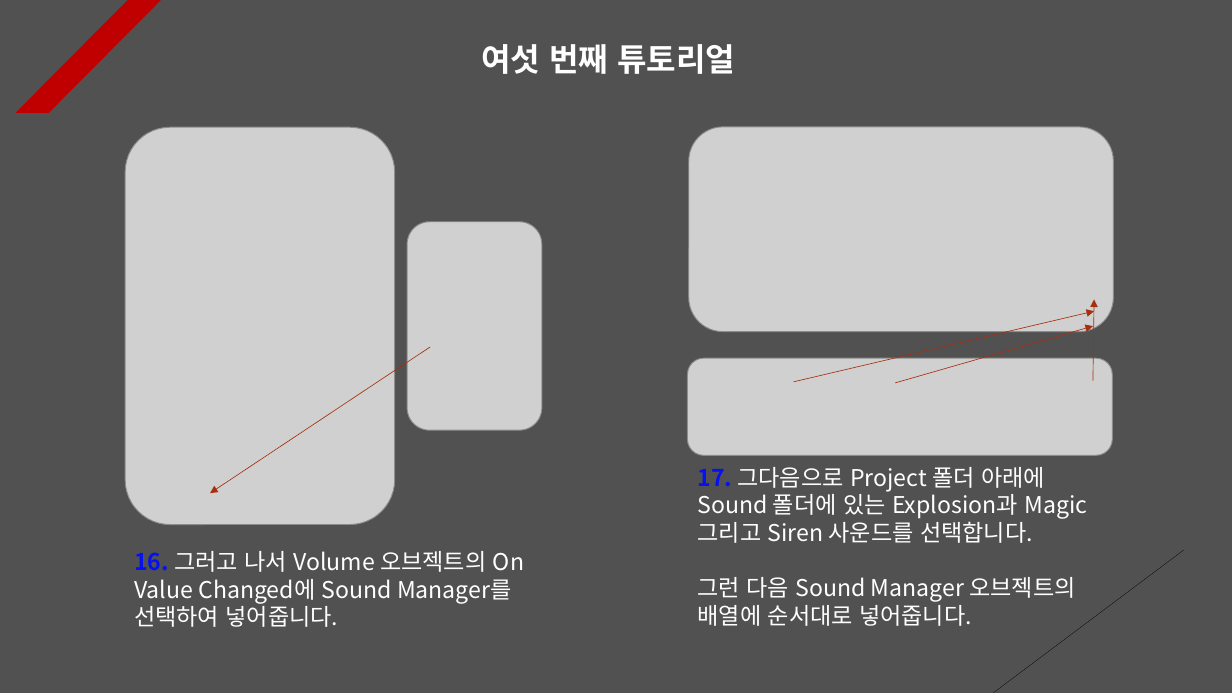
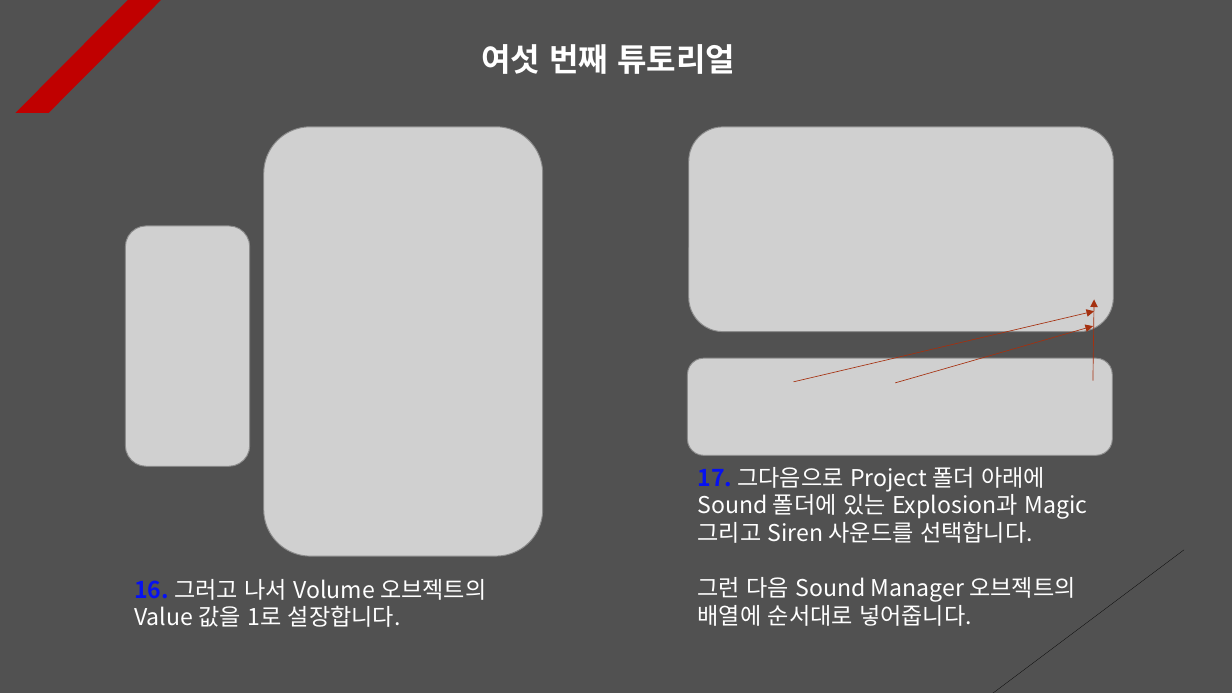
Before and after one commit to Unity2033/3D-UnityEngine, a slide deck: slide 7 of Assets/Class/Sound/PPT Data/Sound Example.pptx. Drawn at 1232x693 pixels with LibreOffice and Linux fonts; fonts in the diff are those of the drawing; grey boxes stand for pictures. Boxes give left, top, right and bottom in pixels: in the first picture for what was removed or moved away, otherwise in the second. Text is boxed around its words. In the diff, an @@ line names an element or a change of style, - is before the commit and + after.

```diff
--- a/Assets/Class/Sound/PPT Data/Sound Example.pptx
+++ b/Assets/Class/Sound/PPT Data/Sound Example.pptx
@@ picture removed at (x1=125, y1=128, x2=395, y2=525) @@
@@ picture added at (x1=263, y1=127, x2=543, y2=556) @@
@@ picture added at (x1=126, y1=226, x2=250, y2=467) @@
@@ picture removed at (x1=408, y1=222, x2=543, y2=431) @@
@@ arrow removed from (431, 347) to (210, 494) @@
@@ text at (x1=134, y1=579, x2=486, y2=627): text changed @@
-16. 그러고 나서 Volume 오브젝트의 On Value Changed에 Sound Manager를 선택하여 넣어줍니다.
+16. 그러고 나서 Volume 오브젝트의 Value 값을 1로 설장합니다.
```
Also in this commit, not shown: 3 other slides changed, 40 other files.
